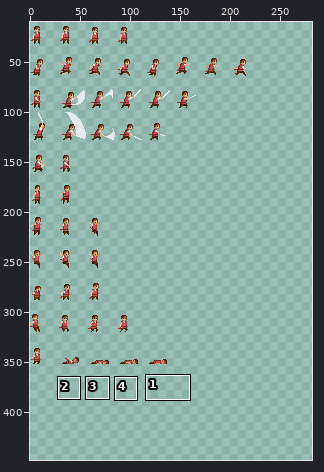
Sprite sheet: Assets/Art/Player/player.png. The picture above shows the old version from afar; the outline marks the close-up.
Close-up. Before the edit:
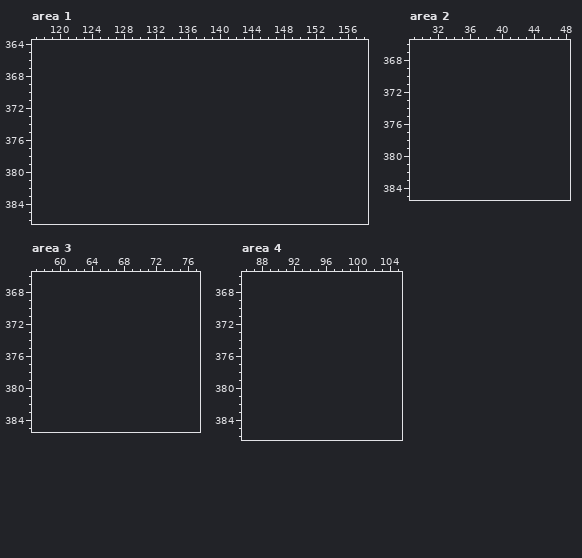
The file is 232x352 pixels. Colours within 5 levels of each other are drawn and written as one. Shown: area 1: x 117..158, y 364..386; area 2: x 29..48, y 366..385; area 3: x 57..77, y 366..385; area 4: x 86..105, y 366..386. The old version is drawn lined up with the new one, on the new canvas. The wide view leaves out empty margins. The commit also changed other parts of the picture, which this record leaves out.
Palette (. is transparent): 
Now the later version:
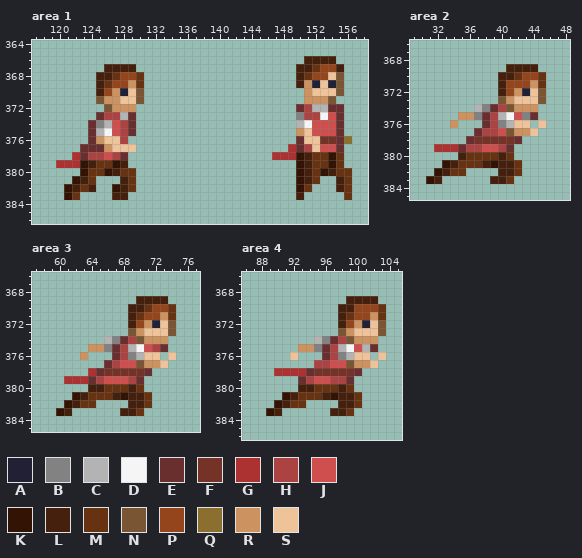
Colours new in this view: A #222034  B #828282  C #b3b3b3  D #f5f5f5  E #692e2e  F #753328  G #ac3232  H #ac4343  J #cf4e4e  K #331404  L #45210d  M #663212  N #7a5533  P #94451b  Q #8a6f30  R #cc9260  S #eec39a
Changes in this commit:
canvas 232x352 -> 290x448
Area 1:
y 366: x 151..154 .... -> LLLL
y 367: x 126..129 .... -> LLLL; x 150..155 ...... -> LLMPPL
y 368: x 125..130 ...... -> LLMPPM; x 150..155 ...... -> LMPPSN
y 369: x 125..130 ...... -> LMPPRM; x 150..155 ...... -> LRASAN
y 370: x 125..130 ...... -> LPRASN; x 151..155 ..... -> RSSSN
y 371: x 125..130 ...... -> NRRSSN; x 151..154 .... -> RRRN
y 372: x 126..129 .... -> NRRR; x 150..155 ...... -> EHCCEE
y 373: x 125..129 ..... -> EHHCE; x 150..155 ...... -> BHHDJE
y 374: x 124..129 ...... -> EBCJHE; x 150..155 ...... -> CDJJJE
y 375: x 124..129 ...... -> ECDJHE; x 150..155 ...... -> RSJJJE
y 376: x 124..128 ..... -> ERSSH; x 150..156 ....... -> ESSFFEQ
y 377: x 123..129 ....... -> EEERSSS; x 149..155 ....... -> GEHSJJE
y 378: x 122..128 ....... -> GEHHJHE; x 147..155 ......... -> GGGKLMMKM
y 379: x 120..128 ......... -> GGGKLMMKL; x 150..155 ...... -> KLMMKM
y 380: x 123..129 ....... -> KMMKLMM; x 150..156 ....... -> KLMKLMM
y 381: x 122..124 ... -> KLM; x 128..129 .. -> LM; x 150..152 ... -> KLM; x 155..156 .. -> LM
y 382: x 121..124 .... -> KLML; x 127..129 ... -> KLM; x 150..151 .. -> KM; x 155..156 .. -> LM
y 383: x 121..122 .. -> KM; x 127..128 .. -> LL; x 150 . -> L; x 156 . -> M
Area 2:
y 369: x 41..44 .... -> LLLL
y 370: x 40..45 ...... -> LLMPPM
y 371: x 40..45 ...... -> LPPPRM
y 372: x 40..45 ...... -> LPRASN
y 373: x 40..45 ...... -> NRSSSN
y 374: x 37..44 ........ -> CBEHNRRR
y 375: x 35..44 .......... -> RRBEHCDJBE
y 376: x 34 . -> R; x 38..43 ...... -> EHBCSS; x 45 . -> S
y 377: x 37..44 ........ -> EHHJNRRS
y 378: x 36..42 ....... -> EFFFFFE
y 379: x 32..41 .......... -> GGGEHHJJHE
y 380: x 35..41 ....... -> LMMMMLM
y 381: x 33..42 .......... -> KLMMMLKLLM
y 382: x 32..35 .... -> KLMM; x 40..42 ... -> LLM
y 383: x 31..32 .. -> KL; x 39..41 ... -> LLM
Area 3:
y 369: x 70..73 .... -> LLLL
y 370: x 69..74 ...... -> LLMPPM
y 371: x 69..74 ...... -> LMPPRM
y 372: x 69..74 ...... -> LPRASN
y 373: x 69..74 ...... -> NRSSSN
y 374: x 66..73 ........ -> CBEHNRRR
y 375: x 64..73 .......... -> RRBEHCDJHE
y 376: x 63 . -> R; x 67..72 ...... -> EHBCSS; x 74 . -> S
y 377: x 66..73 ........ -> EHJJNRRS
y 378: x 64..71 ........ -> GEFFFFFE
y 379: x 61..70 .......... -> GGGEHJJJHE
y 380: x 64..70 ....... -> LLMMMLM
y 381: x 62..71 .......... -> KLMMMLKLLM
y 382: x 61..64 .... -> KLMM; x 69..71 ... -> LLM
y 383: x 60..61 .. -> KL; x 68..70 ... -> LLM
Area 4:
y 369: x 99..102 .... -> LLLL
y 370: x 98..103 ...... -> LLPPPM
y 371: x 98..103 ...... -> LMPPRM
y 372: x 98..103 ...... -> LPRASN
y 373: x 98..103 ...... -> NRSSSN
y 374: x 95..102 ........ -> CBEHNRRR
y 375: x 93..102 .......... -> RRBEHCDJCE
y 376: x 92 . -> S; x 96..101 ...... -> EHBCSS; x 103 . -> S
y 377: x 95..102 ........ -> HHJJNRRS
y 378: x 90..100 ........... -> GGGGEFFFFFE
y 379: x 93..99 ....... -> EHJJHHE
y 380: x 93..99 ....... -> LLMMMLM
y 381: x 91..100 .......... -> KLMMMLKLLM
y 382: x 90..93 .... -> KLMM; x 98..100 ... -> LLM
y 383: x 89..90 .. -> KL; x 97..99 ... -> LLM
